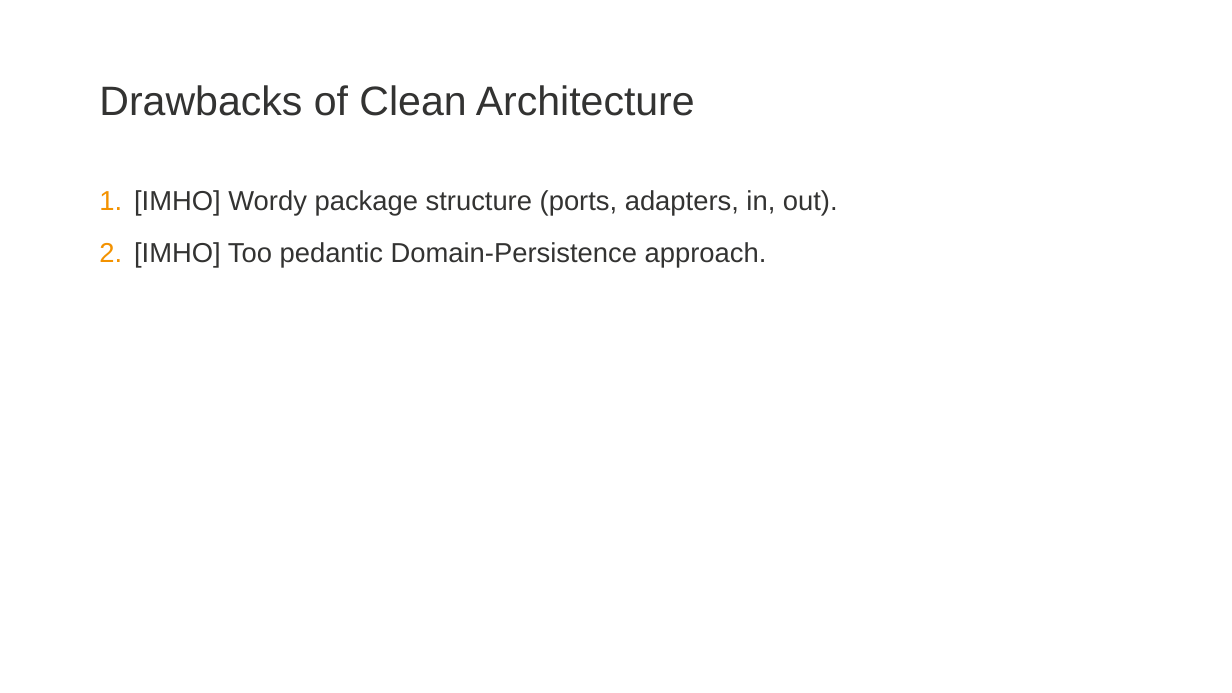
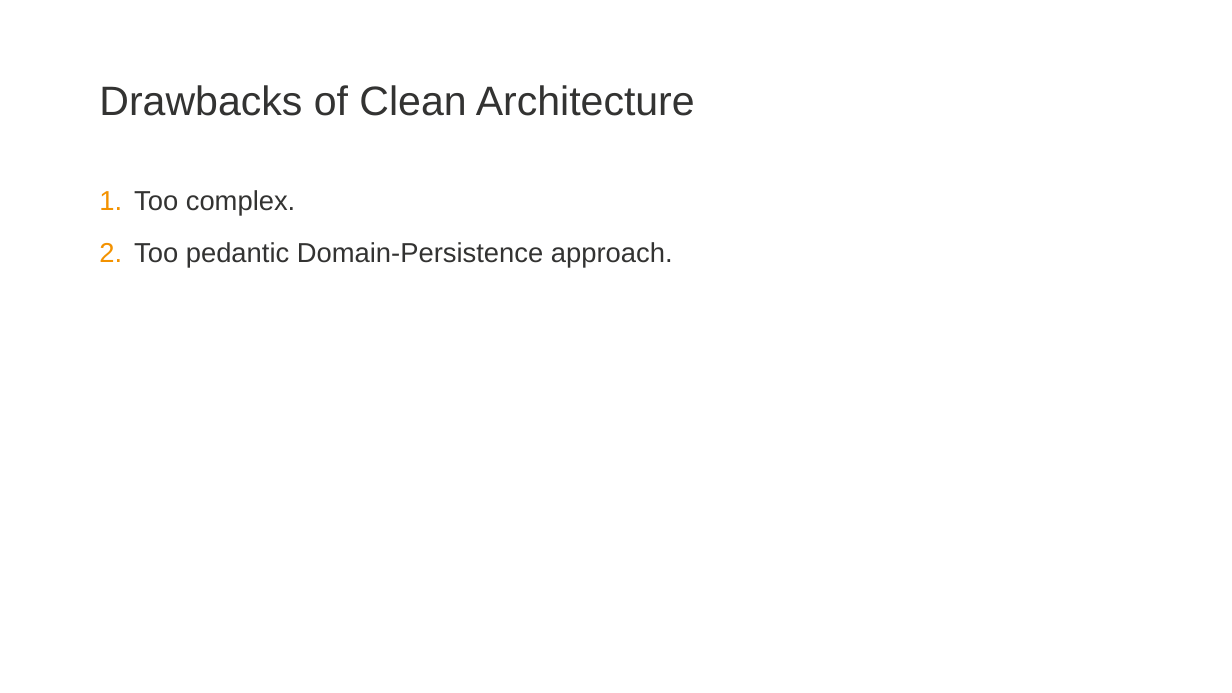
Before and after one commit to zatsepinvl/where-to-put-the-service, a slide deck: slide 35 of Where to put the service.pptm (slide 31 before the commit). Drawn at 1232x693 pixels with LibreOffice and Linux fonts; fonts in the diff are those of the drawing; background and template pictures are left out. Boxes give left, top, right and bottom in pixels: in the first picture for what was removed or moved away, otherwise in the second. Text is boxed around its words. In the diff, an @@ line names an element or a change of style, - is before the commit and + after.

```diff
--- a/Where to put the service.pptm
+++ b/Where to put the service.pptm
@@ text at (x1=134, y1=190, x2=673, y2=268): text changed @@
-1. [IMHO] Wordy package structure (ports, adapters, in, out).
-2. [IMHO] Too pedantic Domain-Persistence approach.
+1. Too complex.
+2. Too pedantic Domain-Persistence approach.
```
Also in this commit, not shown: 10 other slides changed, 6 slides added, 1 slide removed, 12 other files.
